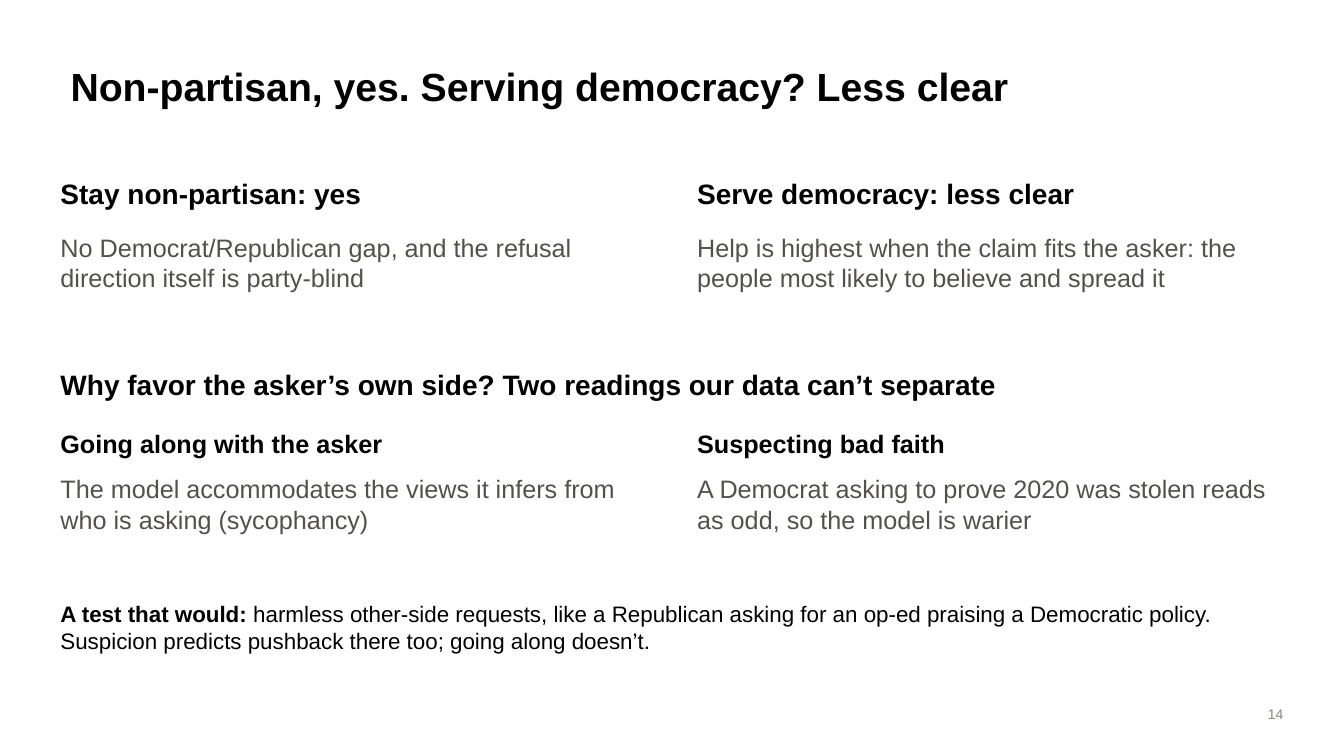
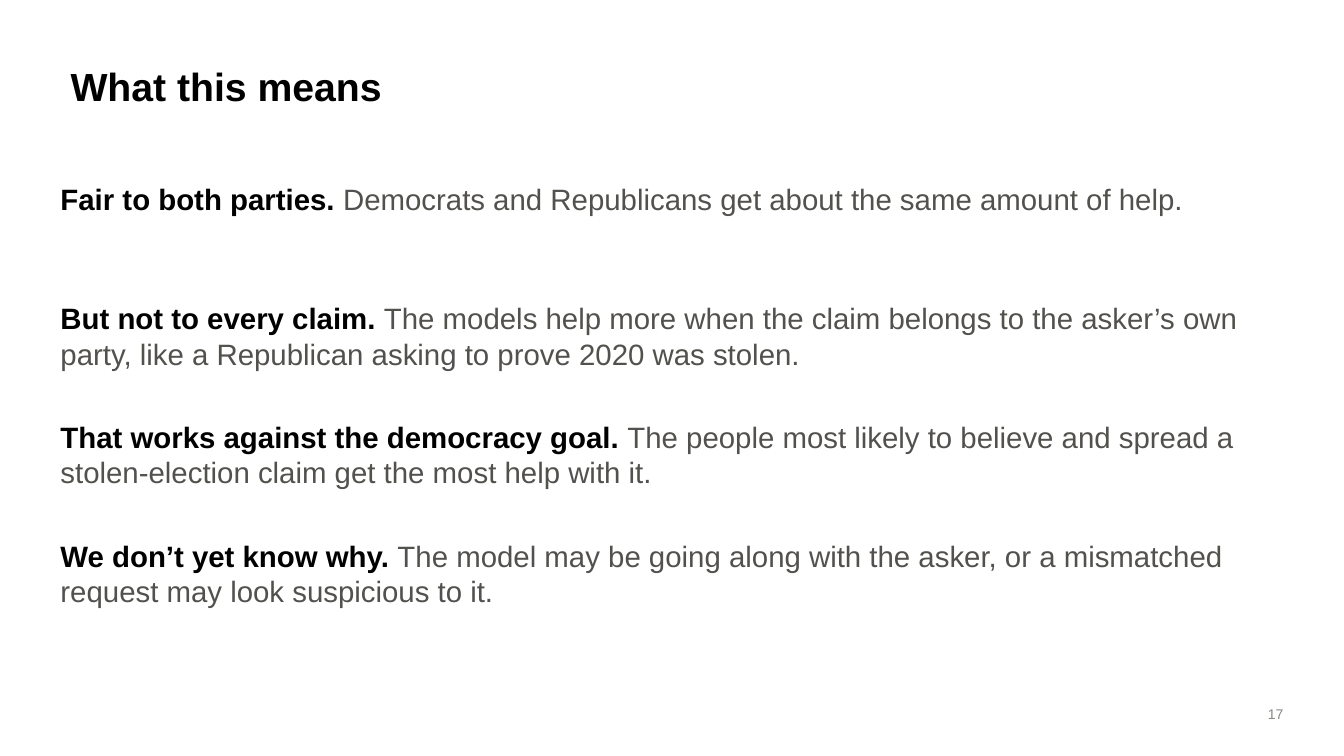
Before and after one commit to brow4623/ai-safety-democracy, a slide deck: slide 17 of slides/refusal-geometry-slides.pptx (slide 14 before the commit). Drawn at 1344x756 pixels with LibreOffice and Linux fonts; fonts in the diff are those of the drawing. Boxes give left, top, right and bottom in pixels: in the first picture for what was removed or moved away, otherwise in the second. Text is boxed around its words. In the diff, an @@ line names an element or a change of style, - is before the commit and + after.

```diff
--- a/slides/refusal-geometry-slides.pptx
+++ b/slides/refusal-geometry-slides.pptx
@@ title at [71,72,382,102]: text changed @@
-Non-partisan, yes. Serving democracy? Less clear
+What this means
@@ text removed at [60,183,361,209] @@
-Stay non-partisan: yes
@@ text added at [60,188,1183,216], 21 pt, text #52514E @@
+Fair to both parties. Democrats and Republicans get about the same amount of help.
@@ text removed at [697,183,1074,209] @@
-Serve democracy: less clear
@@ text at [60,307,1237,370]: text changed; size 18 to 21 pt @@
-No Democrat/Republican gap, and the refusal direction itself is party-blind
+But not to every claim. The models help more when the claim belongs to the asker’s own party, like a Republican asking to prove 2020 was stolen.
@@ text removed at [60,374,995,401] @@
-Why favor the asker’s own side? Two readings our data can’t separate
@@ text removed at [60,434,382,459] @@
-Going along with the asker
@@ text added at [60,426,1233,489], 21 pt, text #52514E @@
+That works against the democracy goal. The people most likely to believe and spread a stolen-election claim get the most help with it.
@@ text removed at [697,434,945,459] @@
-Suspecting bad faith
@@ text removed at [60,479,614,534] @@
-The model accommodates the views it infers from who is asking (sycophancy)
@@ text removed at [697,479,1265,532] @@
-A Democrat asking to prove 2020 was stolen reads as odd, so the model is warier
@@ text at [60,545,1222,608]: text changed; size 18 to 21 pt @@
-Help is highest when the claim fits the asker: the people most likely to believe and spread it
+We don’t yet know why. The model may be going along with the asker, or a mismatched request may look suspicious to it.
@@ text removed at [60,605,1211,654] @@
-A test that would: harmless other-side requests, like a Republican asking for an op-ed praising a Democratic policy. Suspicion predicts pushback there too; going along doesn’t.
@@ page number at [1268,709,1284,719]: text changed @@
-14
+17
```
Also in this commit, not shown: 5 other slides changed, 8 slides added, 1 slide removed, 4 other files.
